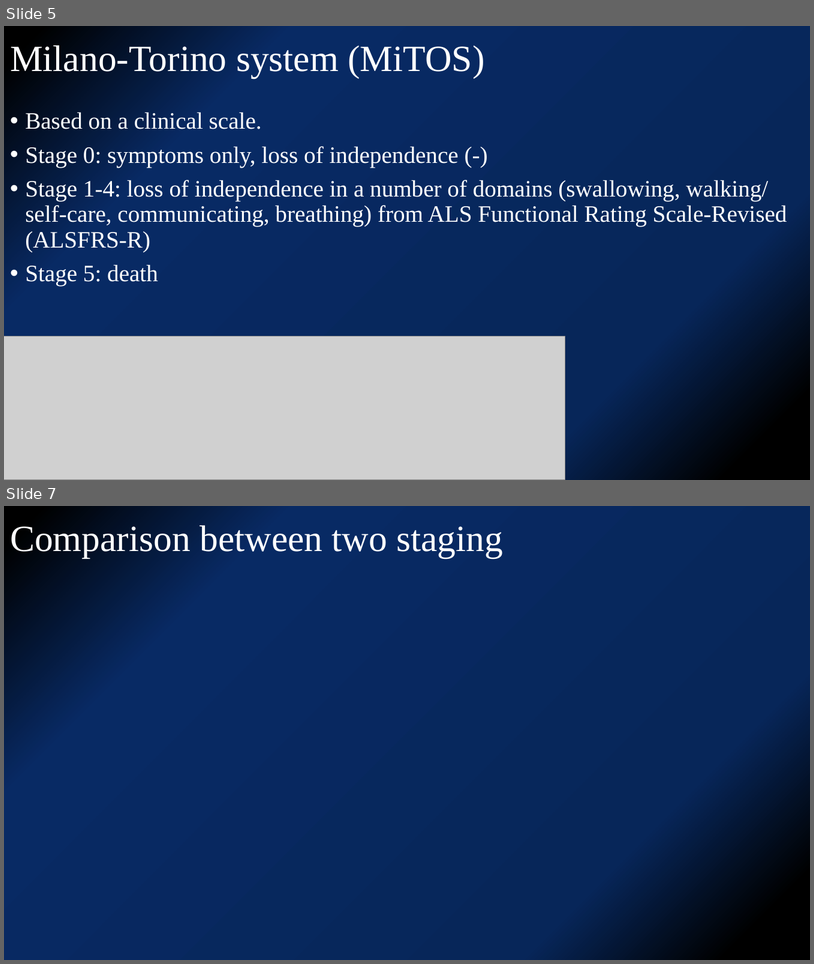
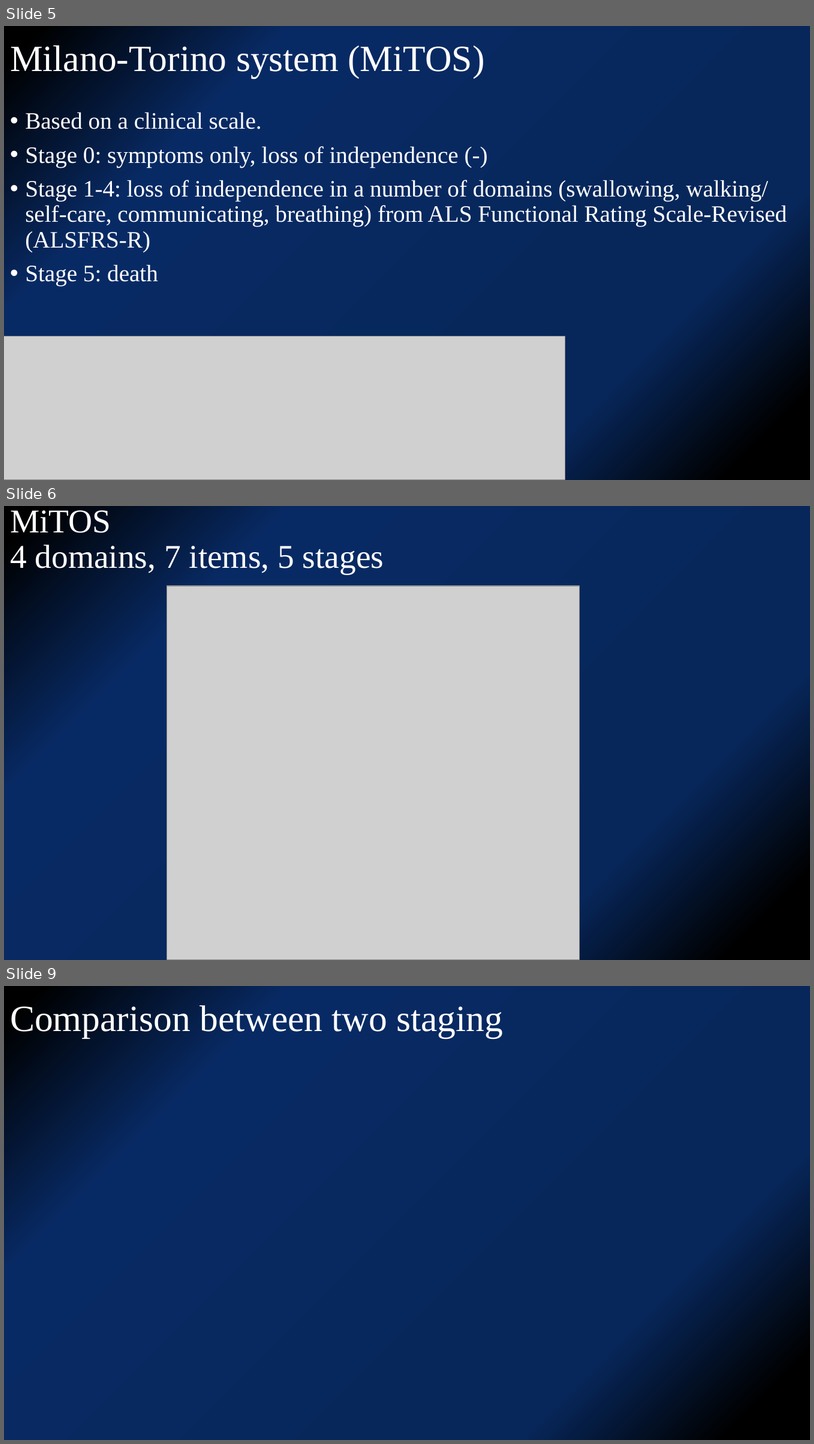
Before and after one commit to kjfdf/lecture, a slide deck: SNUH 심포지엄-유일한.pptx. Shown one above the other, each under a label of ours: slides 5 and 7 before the commit, slides 5, 6 and 9 after it; the slides between them are not shown. The pictures are 814x964 and 814x1444 pixels, drawn with LibreOffice and Linux fonts; fonts in the diff are those of the drawing; grey boxes stand for pictures. Boxes give left, top, right and bottom in pixels: in the first picture for what was removed or moved away, otherwise in the second. Text is boxed around its words. In the diff, an @@ line names an element or a change of style, - is before the commit and + after.

```diff
--- a/SNUH 심포지엄-유일한.pptx
+++ b/SNUH 심포지엄-유일한.pptx
@@ slide 6 added at <box>4,506,810,960</box>, background gradient #000000 to #072659 to #082A64 @@
@@ title added at <box>10,510,384,574</box>, 39.6 pt, text #FFFFFF @@
+MiTOS
+4 domains, 7 items, 5 stages
@@ picture added at <box>167,586,580,960</box> @@
@@ what was slide 7 is now slide 9 @@
```
Also in this commit, not shown: 2 other slides added, 1 slide removed.
